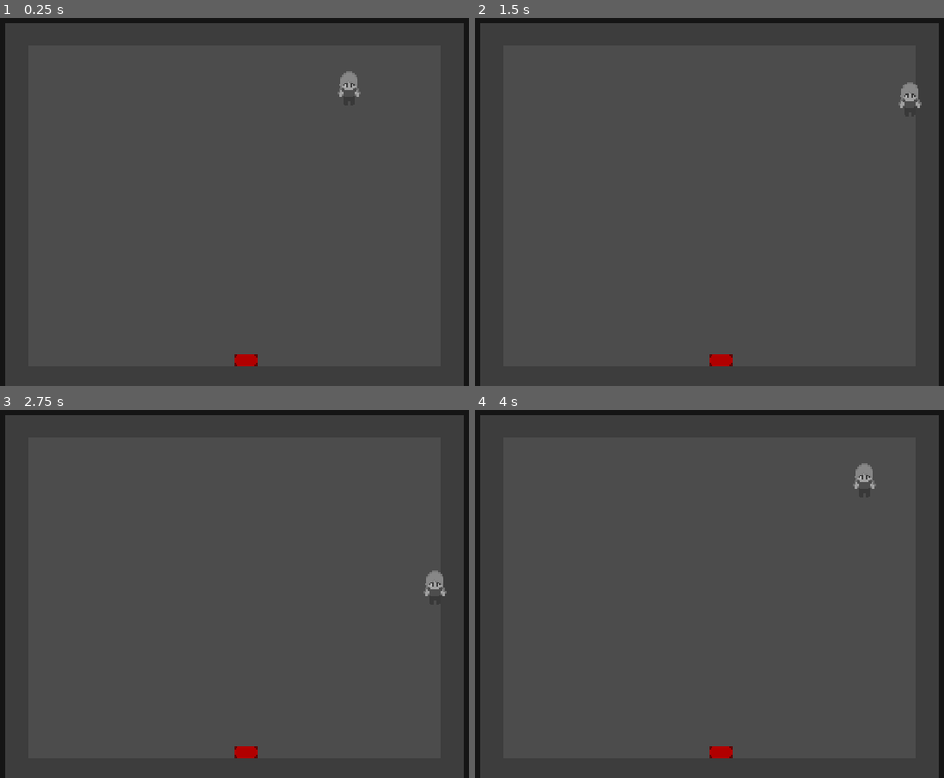
Above: before the commit, frames 1-4 (two rows, left to right).
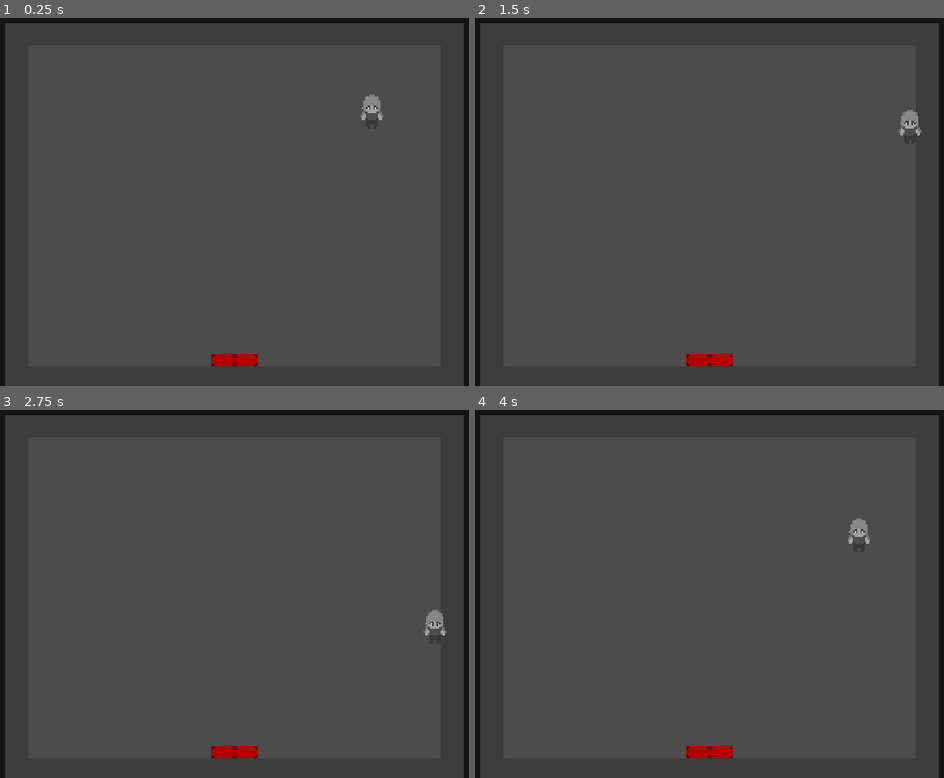
Above: after the commit, the same moments.

Repository: eilfunn/VeridianMothsGameJam
Game: Godot game, scene res://Scenes/WorldScenes/PlayerHouse.tscn
Two runs of this game, one before a commit and one after it. Both use one fixed random seed, a clock stepped at 60 frames per second and the inputs below.
Inputs:
- Up to frame 1 (0.25 s): no input
- Up to frame 2 (1.5 s): tap Enter at 0.5 s; hold Right (ui_right) 0.53-1.28 s; hold Down (ui_down) from 1.28 s (still down)
- Up to frame 3 (2.75 s): release Down (ui_down) at 2.03 s; hold Right (ui_right) from 2.03 s (still down)
- Up to frame 4 (4 s): release Right (ui_right) at 2.78 s; hold Up (ui_up) 2.78-3.53 s; hold Left (ui_left) from 3.53 s (still down)

The runs differ from the first frame. In frame 1, 0.5% of the frame differs, in the area x 45-82%, y 14-95%; in frame 2, 0.5%; in frame 3, 0.5%; in frame 4, 0.5%.

Commit message:
Not an important change
- Moved the code that does moving to a new method

Diff:
--- a/Scenes/WorldScenes/PlayerHouse.tscn
+++ b/Scenes/WorldScenes/PlayerHouse.tscn
@@ -20,7 +20,7 @@
 tile_data = PoolIntArray( 65541, 0, 0, 65542, 0, 0, 65543, 0, 0, 65544, 0, 0, 65545, 0, 0, 65546, 0, 0, 65547, 0, 0, 65 …(859 unchanged characters)…
 
 [node name="Player" parent="." instance=ExtResource( 1 )]
-position = Vector2( 320, 64 )
+position = Vector2( 336, 80 )
 
 [node name="ExitTiles" parent="." instance=ExtResource( 4 )]
 position = Vector2( 240, 240 )
@@ -28,4 +28,11 @@
 [node name="Area2D" parent="ExitTiles/Sprite" index="0"]
 next_area = "res://Scenes/WorldScenes/Village.tscn"
 
+[node name="ExitTiles2" parent="." instance=ExtResource( 4 )]
+position = Vector2( 224, 240 )
+
+[node name="Area2D" parent="ExitTiles2/Sprite" index="0"]
+next_area = "res://Scenes/WorldScenes/Village.tscn"
+
 [editable path="ExitTiles"]
+[editable path="ExitTiles2"]
--- a/Scenes/WorldScenes/Village.tscn
+++ b/Scenes/WorldScenes/Village.tscn
@@ -10,7 +10,7 @@
 tile_set = ExtResource( 3 )
 cell_size = Vector2( 16, 16 )
 format = 1
-tile_data = PoolIntArray( 9, 0, 0, 10, 0, 0, 11, 0, 0, 12, 0, 0, 13, 0, 0, 14, 0, 0, 15, 0, 0, 16, 0, 0, 17, 0, 0, 18, 0, 0, 19, 0, 0, 65545, 0, 0, 65546, 0, 0, 65547, 0, 0, 65548, 0, 0, 65549, 0, 0, 65550, 0, 0, 65551, 0, 0, 65552, 0, 0, 65553, 0, 0, 65554, 0, 0, 65555, 0, 0, 131081, 0, 0, 131082, 0, 0, 131083, 0, 0, 131084, 0, 0, 131085, 0, 0, 131086, 0, 0, 131087, 0, 0, 131088, 0, 0, 131089, 0, 0, 131090, 0, 0, 131091, 0, 0, 196617, 0, 0, 196618, 0, 0, 196619, 0, 0, 196620, 0, 0, 196621, 0, 0, 196622, 0, 0, 196623, 0, 0, 196624, 0, 0, 196625, 0, 0, 196626, 0, 0, 196627, 0, 0, 262153, 0, 0, 262154, 0, 0, 262155, 0, 0, 262156, 0, 0, 262157, 0, 0, 262158, 0, 0, 262159, 0, 0, 262160, 0, 0, 262161, 0, 0, 262162, 0, 0, 262163, 0, 0 )
+tile_data = PoolIntArray( 11, 0, 0, 12, 0, 0, 13, 0, 0, 14, 0, 0, 15, 0, 0, 16, 0, 0, 17, 0, 0, 65547, 0, 0, 65548, 0, 0, 65549, 0, 0, 65550, 0, 0, 65551, 0, 0, 65552, 0, 0, 65553, 0, 0, 131083, 0, 0, 131084, 0, 0, 131085, 0, 0, 131086, 0, 0, 131087, 0, 0, 131088, 0, 0, 131089, 0, 0, 196619, 0, 0, 196620, 0, 0, 196621, 0, 0, 196622, 0, 0, 196623, 0, 0, 196624, 0, 0, 196625, 0, 0, 262155, 0, 0, 262156, 0, 0, 262157, 0, 0, 262158, 0, 0, 262159, 0, 0, 262160, 0, 0, 262161, 0, 0 )
 
 [node name="ExitTiles" parent="." instance=ExtResource( 2 )]
 position = Vector2( 240, 96 )
--- a/Scripts/Player.gd
+++ b/Scripts/Player.gd
@@ -7,6 +7,10 @@
 var velocity = Vector2.ZERO
 
 func _physics_process(delta):
+	move_state(delta)
+	pass
+
+func move_state(delta):
 	var input_vector = Vector2.ZERO
 	input_vector.x = Input.get_action_strength("ui_right") - Input.get_action_strength("ui_left")
 	input_vector.y = Input.get_action_strength("ui_down") - Input.get_action_strength("ui_up")
@@ -17,5 +21,4 @@
 	else:
 		velocity = velocity.move_toward(Vector2.ZERO, FRICTION * delta)
 
-	move_and_slide(velocity);
-	pass
+	velocity = move_and_slide(velocity);
